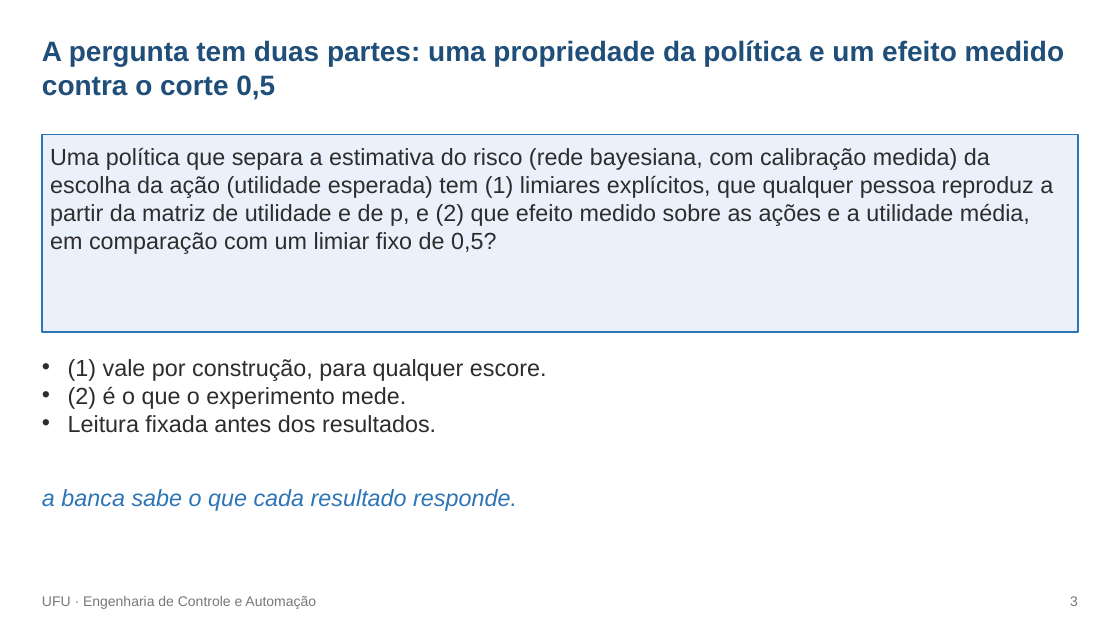
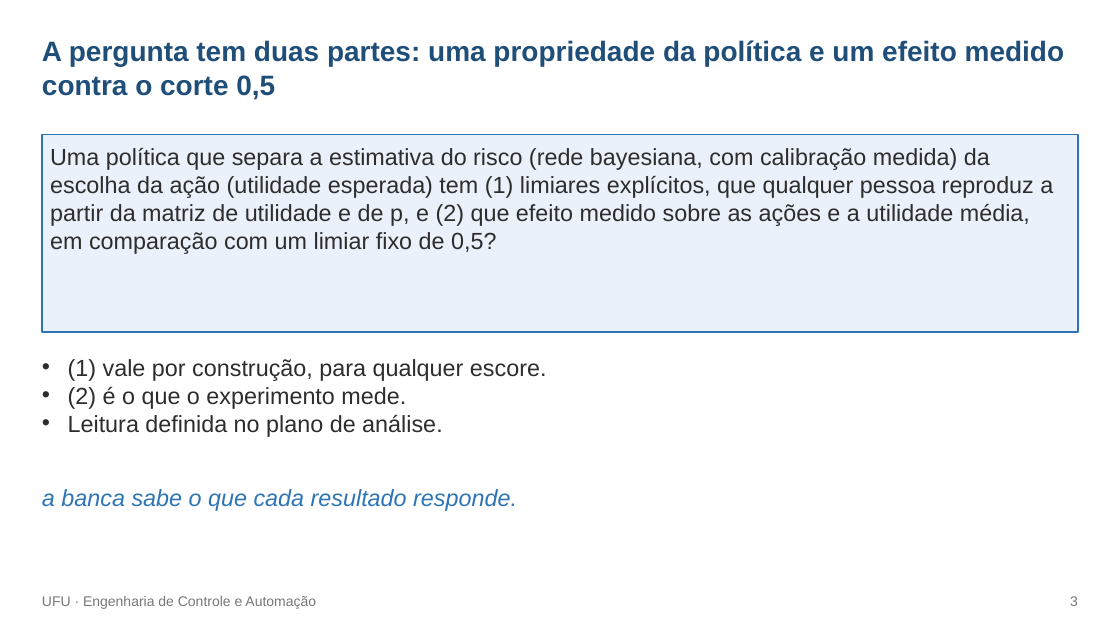
Before and after one commit to rodrigotriboni1/tcc-redes-bayesianas, a slide deck: slide 3 of monografia/defesa/Defesa_TCC_Rodrigo_rascunho.pptx. Drawn at 1120x630 pixels with LibreOffice and Linux fonts; fonts in the diff are those of the drawing. Boxes give left, top, right and bottom in pixels: in the first picture for what was removed or moved away, otherwise in the second. Text is boxed around its words. In the diff, an @@ line names an element or a change of style, - is before the commit and + after.

```diff
--- a/monografia/defesa/Defesa_TCC_Rodrigo_rascunho.pptx
+++ b/monografia/defesa/Defesa_TCC_Rodrigo_rascunho.pptx
@@ text at (x1=68, y1=415, x2=442, y2=437): text changed @@
-• Leitura fixada antes dos resultados.
+• Leitura definida no plano de análise.
```
Also in this commit, not shown: 10 other slides changed, 14 other files.
